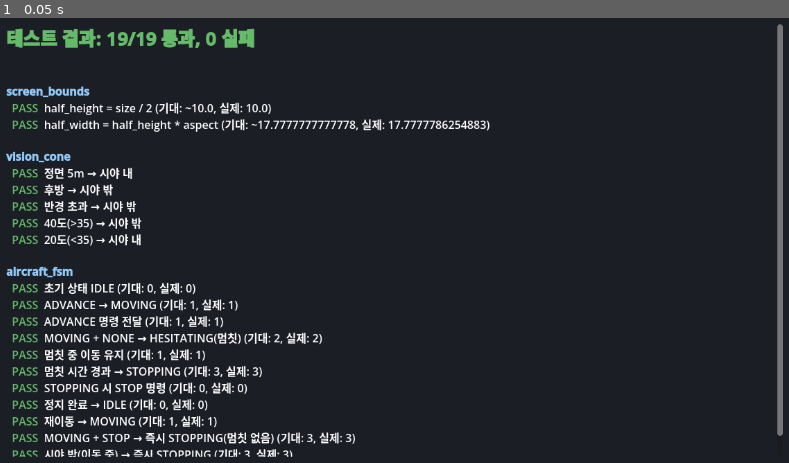
Above: before the commit, frame 1.
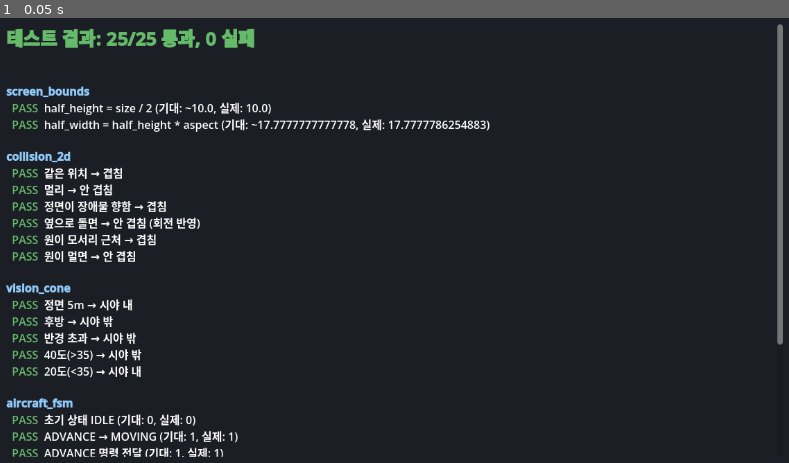
Above: after the commit, the same moment.

Repository: Leusin/project-godot-airport-marshaling-game
Game: Godot game, scene res://tests/tests.tscn
Two runs of this game, one before a commit and one after it. Both use one fixed random seed, a clock stepped at 60 frames per second and the inputs below. This scene is started directly instead of the project's main scene.
Inputs:
- Up to frame 1 (0.05 s): no input

The runs differ from the first frame. In frame 1, 6.0% of the frame differs, in the area x 0-100%, y 3-99%.

Commit message:
feat: 충돌을 원 → 모델 크기 기반 사각형(OBB)으로 교체
collision_2d.gd: XZ 평면 SAT OBB-OBB / OBB-원 겹침 (순수 함수).
aircraft_collision: 비행기=회전 OBB, 대상=축정렬 박스. 반크기는 메쉬 AABB에서 읽어 모델에 자동 정합.
회전 반영 포함 테스트 6개 추가 (25/25).

Co-Authored-By: Claude Sonnet 4.6 <noreply@anthropic.com>

Diff:
--- /dev/null
+++ b/src/core/utils/collision_2d.gd
@@ -0,0 +1,23 @@
+extends RefCounted
+## XZ 평면 2D 도형 겹침 판정 (탑다운 충돌용).
+## OBB(회전 사각형)는 center, half(가로반/세로반), forward(세로축 단위벡터)로 표현한다.
+
+## 분리축 정리(SAT)로 두 OBB가 겹치는지. forward 는 단위벡터여야 한다.
+static func obb_overlap(ca: Vector2, ha: Vector2, fa: Vector2, cb: Vector2, hb: Vector2, fb: Vector2) -> bool:
+	var ra := Vector2(fa.y, -fa.x)  # a의 가로축 (forward에 수직)
+	var rb := Vector2(fb.y, -fb.x)
+	var delta := cb - ca
+	for axis in [ra, fa, rb, fb]:
+		var reach_a := ha.x * absf(ra.dot(axis)) + ha.y * absf(fa.dot(axis))
+		var reach_b := hb.x * absf(rb.dot(axis)) + hb.y * absf(fb.dot(axis))
+		if absf(delta.dot(axis)) > reach_a + reach_b:
+			return false  # 이 축에서 분리됨 → 안 겹침
+	return true
+
+## OBB와 원이 겹치는지. 원 중심을 OBB 로컬 좌표로 옮겨 가장 가까운 점까지 거리로 판정.
+static func obb_circle_overlap(c: Vector2, h: Vector2, f: Vector2, circle: Vector2, radius: float) -> bool:
+	var right := Vector2(f.y, -f.x)
+	var d := circle - c
+	var local := Vector2(d.dot(right), d.dot(f))
+	var closest := Vector2(clampf(local.x, -h.x, h.x), clampf(local.y, -h.y, h.y))
+	return local.distance_to(closest) <= radius
--- a/src/gameplay/aircraft/aircraft_collision.gd
+++ b/src/gameplay/aircraft/aircraft_collision.gd
@@ -1,41 +1,71 @@
 extends Node
-## 비행기 충돌/도착 감지. XZ 거리 기반으로 매 물리 프레임 검사한다.
-## (Node3D 부모를 직접 이동시키는 구조에서 Area3D entered 시그널이 불안정하기 때문)
+## 비행기 충돌/도착 감지. 매 물리 프레임, 보이는 모델 크기(메쉬 AABB) 기준으로 겹침을 본다.
+## (Node3D 부모를 직접 이동시키는 구조에서 Area3D entered 시그널이 불안정해 직접 판정한다.)
+## 비행기는 회전하는 사각형(OBB), 대상은 축정렬 사각형으로 보고 SAT로 겹침 판정.
 ## 대상은 씬 계층 경로가 아니라 그룹으로 찾는다 (트리 위치에 독립적, 다중 배치 지원).
-##   parking  그룹 진입 -> 유도 성공
-##   marshaller / obstacle 그룹 접촉 -> 게임 오버
+##   parking  그룹 겹침 -> 유도 성공
+##   marshaller / obstacle 그룹 겹침 -> 게임 오버
 
 const SceneQuery = preload("res://src/core/utils/scene_query.gd")
-
-@export var hit_radius: float = 1.5
-@export var park_radius: float = 1.5
+const Collision2D = preload("res://src/core/utils/collision_2d.gd")
 
 @onready var _aircraft: Node3D = get_parent()
 
 var _game_manager: Node
+var _self_half: Vector2 = Vector2(0.5, 0.5)  # 비행기 XZ 반크기 (메쉬에서 읽음)
 
 func _ready() -> void:
 	_game_manager = SceneQuery.get_singleton(get_tree(), "game_manager", "AircraftCollision")
+	_self_half = _xz_half_extents(_aircraft)
 	# GameManager가 없으면 판정할 대상이 없으므로 물리 처리를 끈다 (경고는 위에서 출력됨).
 	set_physics_process(_game_manager != null)
 
 func _physics_process(_delta: float) -> void:
-	var ap := Vector2(_aircraft.global_position.x, _aircraft.global_position.z)
+	var center := _xz(_aircraft.global_position)
+	var forward := _xz_forward(_aircraft)
 
 	for spot in get_tree().get_nodes_in_group("parking"):
-		if _xz_dist(ap, spot) < park_radius:
+		if _overlaps(center, forward, spot):
 			_game_manager.trigger_success()
 			return
 
 	for hazard in get_tree().get_nodes_in_group("marshaller"):
-		if _xz_dist(ap, hazard) < hit_radius:
+		if _overlaps(center, forward, hazard):
 			_game_manager.trigger_game_over()
 			return
 
 	for hazard in get_tree().get_nodes_in_group("obstacle"):
-		if _xz_dist(ap, hazard) < hit_radius:
+		if _overlaps(center, forward, hazard):
 			_game_manager.trigger_game_over()
 			return
 
-func _xz_dist(from: Vector2, to_node: Node3D) -> float:
-	return from.distance_to(Vector2(to_node.global_position.x, to_node.global_position.z))
+## 비행기(OBB) vs 대상(축정렬 사각형) 겹침. 대상은 회전 안 한다고 보고 forward = +Z.
+func _overlaps(center: Vector2, forward: Vector2, target: Node3D) -> bool:
+	return Collision2D.obb_overlap(
+		center, _self_half, forward,
+		_xz(target.global_position), _xz_half_extents(target), Vector2(0.0, 1.0))
+
+func _xz(v: Vector3) -> Vector2:
+	return Vector2(v.x, v.z)
+
+## 비행기 정면(-Z)을 XZ 단위벡터로.
+func _xz_forward(node: Node3D) -> Vector2:
+	var f := -node.global_transform.basis.z
+	return Vector2(f.x, f.z).normalized()
+
+## 노드의 첫 MeshInstance3D를 찾아 그 메쉬의 XZ 반크기를 반환 (보이는 모델 크기에 맞춤).
+func _xz_half_extents(node: Node) -> Vector2:
+	var mesh_instance := _find_mesh_instance(node)
+	if mesh_instance == null or mesh_instance.mesh == null:
+		return Vector2(0.5, 0.5)
+	var size := mesh_instance.mesh.get_aabb().size
+	return Vector2(size.x, size.z) * 0.5
+
+func _find_mesh_instance(node: Node) -> MeshInstance3D:
+	if node is MeshInstance3D:
+		return node
+	for child in node.get_children():
+		var found := _find_mesh_instance(child)
+		if found != null:
+			return found
+	return null
--- a/tests/test_runner.gd
+++ b/tests/test_runner.gd
@@ -5,6 +5,7 @@
 
 const TestLib := preload("res://tests/test_lib.gd")
 const ScreenBounds := preload("res://src/core/utils/screen_bounds.gd")
+const Collision2D := preload("res://src/core/utils/collision_2d.gd")
 const VisionConeScript := preload("res://src/gameplay/aircraft/aircraft_vision_cone.gd")
 const FsmScript := preload("res://src/gameplay/aircraft/aircraft_fsm.gd")
 const SignalInputScript := preload("res://src/gameplay/marshaller/signal_input.gd")
@@ -16,6 +17,7 @@
 func _ready() -> void:
 	var t := TestLib.new()
 	_test_screen_bounds(t)
+	_test_collision_2d(t)
 	_test_vision_cone(t)
 	_test_aircraft_fsm(t)
 
@@ -66,6 +68,31 @@
 	cam.queue_free()
 
 # ─────────────────────────────────────────────────────────
+# collision_2d: 모델 크기 기반 OBB/원 겹침 판정 (SAT). 회전이 결과를 바꾸는지 확인.
+func _test_collision_2d(t: TestLib) -> void:
+	t.start("collision_2d")
+	var fz := Vector2(0.0, 1.0)
+
+	t.check(Collision2D.obb_overlap(Vector2.ZERO, Vector2(1, 1), fz, Vector2.ZERO, Vector2(1, 1), fz),
+		"같은 위치 → 겹침")
+	t.check(not Collision2D.obb_overlap(Vector2.ZERO, Vector2(1, 1), fz, Vector2(5, 0), Vector2(1, 1), fz),
+		"멀리 → 안 겹침")
+
+	# 2×3 비행기 코앞 2.0 지점의 0.75×0.75 장애물: 정면이면 닿고, 옆으로 돌면 안 닿음
+	var plane_half := Vector2(1.0, 1.5)
+	var obs := Vector2(0.0, 2.0)
+	var obs_half := Vector2(0.75, 0.75)
+	t.check(Collision2D.obb_overlap(Vector2.ZERO, plane_half, Vector2(0, 1), obs, obs_half, fz),
+		"정면이 장애물 향함 → 겹침")
+	t.check(not Collision2D.obb_overlap(Vector2.ZERO, plane_half, Vector2(1, 0), obs, obs_half, fz),
+		"옆으로 돌면 → 안 겹침 (회전 반영)")
+
+	t.check(Collision2D.obb_circle_overlap(Vector2.ZERO, Vector2(1, 1), fz, Vector2(1.2, 0), 0.3),
+		"원이 모서리 근처 → 겹침")
+	t.check(not Collision2D.obb_circle_overlap(Vector2.ZERO, Vector2(1, 1), fz, Vector2(1.4, 0), 0.3),
+		"원이 멀면 → 안 겹침")
+
+# ─────────────────────────────────────────────────────────
 # vision_cone: 정면(-Z) 기준 좌우 half_angle + 반경 판정 (상태 없는 기하)
 func _test_vision_cone(t: TestLib) -> void:
 	t.start("vision_cone")
Not shown, changed: DEVLOG.md
